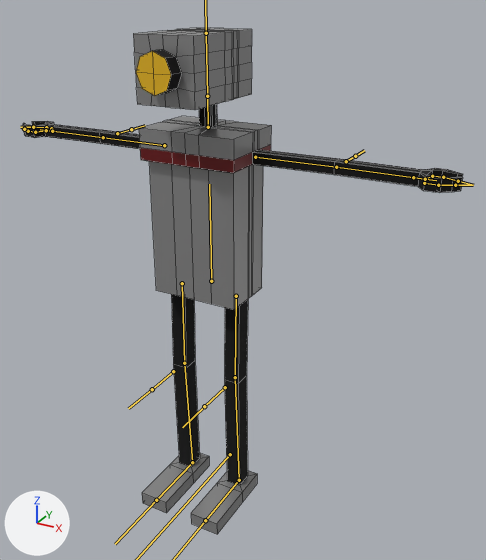
What one commit did to the FBX model Assets/Models/TrooperBot.fbx.
Both versions are drawn from a 50 mm camera at (3.13, -4.89, 4.89) aimed at (0.26, 0.33, 2.28). The lights are fixed; the arrows at lower left show +X, +Y and +Z. The bones that bend it are drawn over the model as lines. Mesh edges are drawn as thin lines.
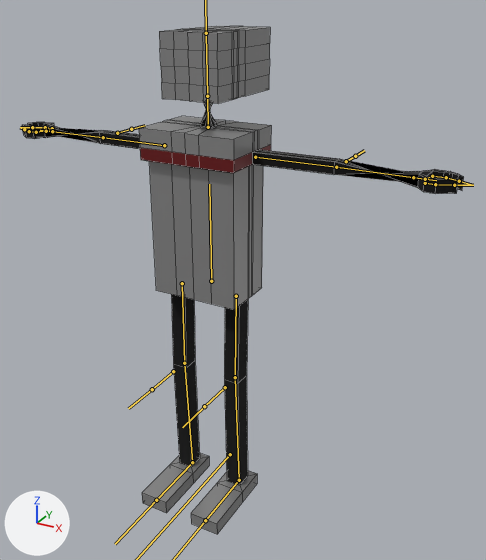
The newer file adds an action. The first version stands in its rest pose; the second is drawn at frame 25 of the action 'Armature|LookAround'.

Boxes (x1, y1, x2, y2) around the edits, measured in the pictures (486 x 560 px):
```json
{"object": "Cube", "change": "posed", "before": [23, 28, 463, 534], "after": [22, 26, 464, 534]}
```

The change, as JSON lines over the scene's bpy script:
```json
{"block": "bone_hand_l", "where": "bone_hand_l = bpy.data.objects['Armature'].pose.bones['Hand L']  # child of 'Forearm L'"}
{"op": "set", "path": "bone_hand_l.rotation_quaternion", "old": "(1.0, 0.0, 0.0, 0.0)", "new": "(0.0, 0.0, 1.0, -0.002)", "note": "degrees (0, 0, 0) -> degrees (0, -180, 0)"}
{"block": "bone_head", "where": "bone_head = bpy.data.objects['Armature'].pose.bones['Head']  # child of 'Neck'"}
{"op": "set", "path": "bone_head.rotation_quaternion", "old": "(1.0, 0.0, 0.0, 0.0)", "new": "(0.0, 0.0, 1.0, 0.0)", "note": "degrees (0, 0, 0) -> degrees (0, 180, 0)"}
{"block": "bone_hand_r", "where": "bone_hand_r = bpy.data.objects['Armature'].pose.bones['Hand R']  # child of 'Forearm R'"}
{"op": "set", "path": "bone_hand_r.rotation_quaternion", "old": "(1.0, 0.0, 0.0, 0.0)", "new": "(0.0, 0.0, -1.0, 0.002)", "note": "degrees (0, 0, 0) -> degrees (0, 180, 0)"}
```
